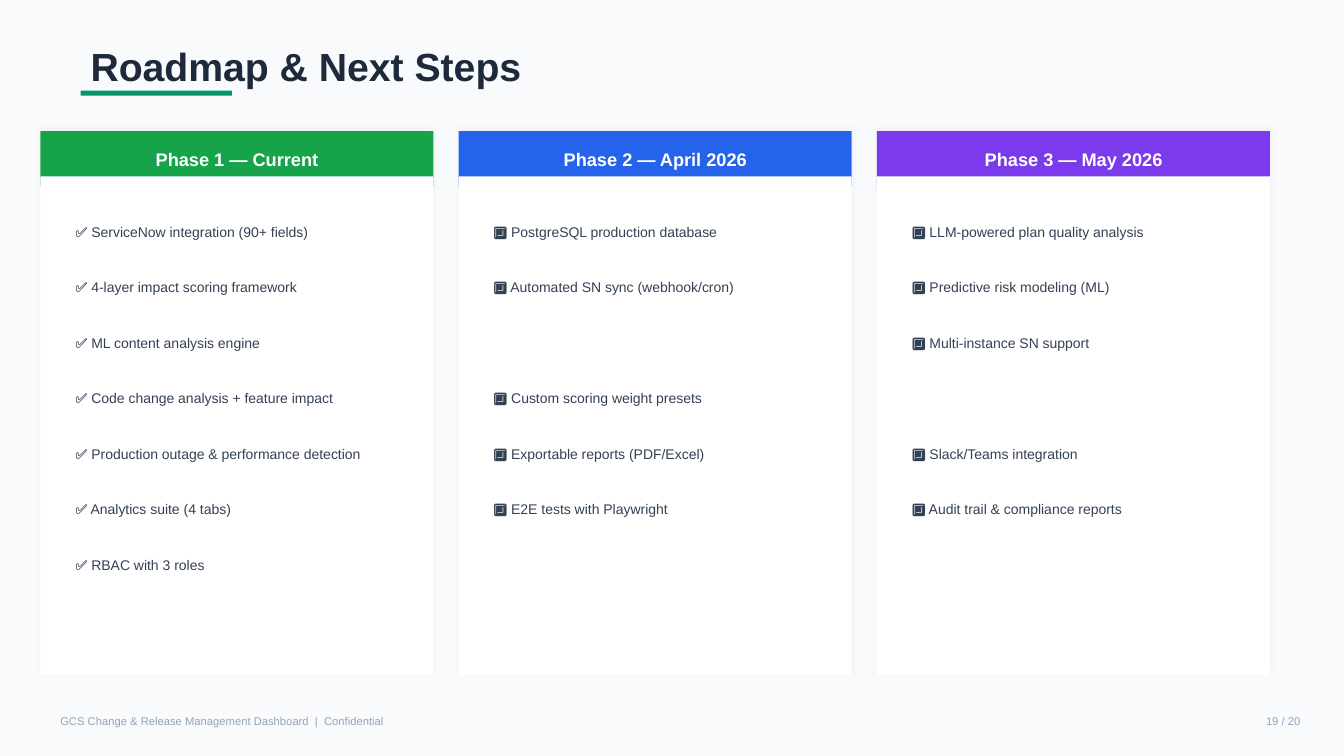
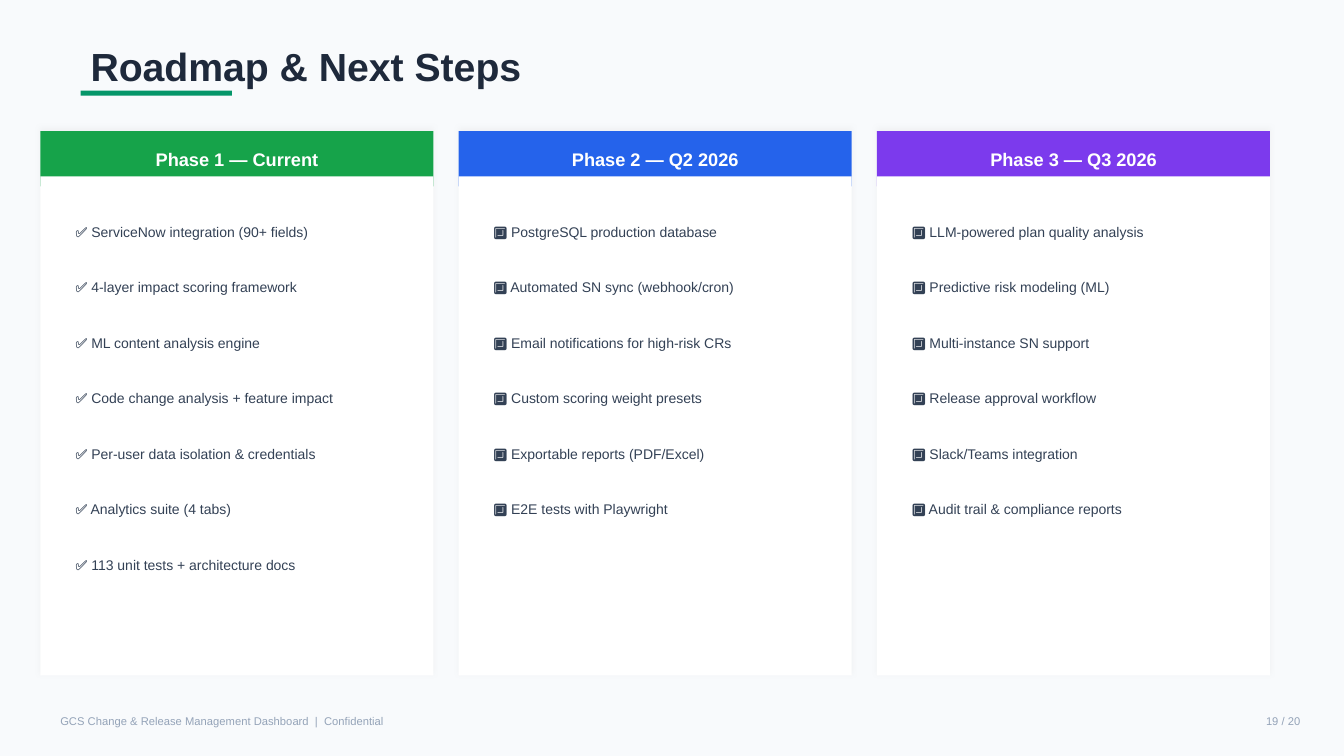
Before and after one commit to jj-shen99/changefabric, a slide deck: slide 19 of docs/GCS_Change_Release_Dashboard.pptx. Drawn at 1344x756 pixels with LibreOffice and Linux fonts; fonts in the diff are those of the drawing. Boxes give left, top, right and bottom in pixels: in the first picture for what was removed or moved away, otherwise in the second. Text is boxed around its words. In the diff, an @@ line names an element or a change of style, - is before the commit and + after.

Commit message:
Add 111 new unit tests (224 total), update PPT to v1.3.0
New test files:
- servicenow.test.ts: 45 tests for sync utilities, URL construction, auth encoding, pagination, error handling
- data.test.ts: 46 tests for static data module (metrics, CRs, releases, trends, consistency)
- hooks.test.ts: 20 tests for useDebounce, useData, useAnalytics, usePermissions, useMediaQuery

Updated:
- generate-ppt.mjs: v1.3.0, April 2026, 2 roles (no viewer), per-user data isolation, 113->224 tests
- GCS_Change_Release_Dashboard.pptx: regenerated with updated content

```diff
--- a/docs/GCS_Change_Release_Dashboard.pptx
+++ b/docs/GCS_Change_Release_Dashboard.pptx
@@ proportions changed in 5 elements at bbox=[40, 131, 434, 676], bbox=[459, 131, 852, 676], bbox=[459, 131, 852, 187], bbox=[877, 131, 1270, 676], bbox=[877, 131, 1270, 187] @@
@@ text at bbox=[572, 152, 738, 170]: text changed @@
-Phase 2 — April 2026
+Phase 2 — Q2 2026
@@ text at bbox=[990, 153, 1156, 170]: text changed @@
-Phase 3 — May 2026
+Phase 3 — Q3 2026
@@ text added at bbox=[511, 338, 731, 351], 10 pt, text #334155 @@
+🔲 Email notifications for high-risk CRs
@@ text added at bbox=[929, 393, 1096, 406], 10 pt, text #334155 @@
+🔲 Release approval workflow
@@ text at bbox=[91, 449, 316, 459]: text changed @@
-✅ Production outage & performance detection
+✅ Per-user data isolation & credentials
@@ text at bbox=[91, 560, 295, 570]: text changed @@
-✅ RBAC with 3 roles
+✅ 113 unit tests + architecture docs
```
Also in this commit, not shown: 16 other slides changed, 4 other files.
